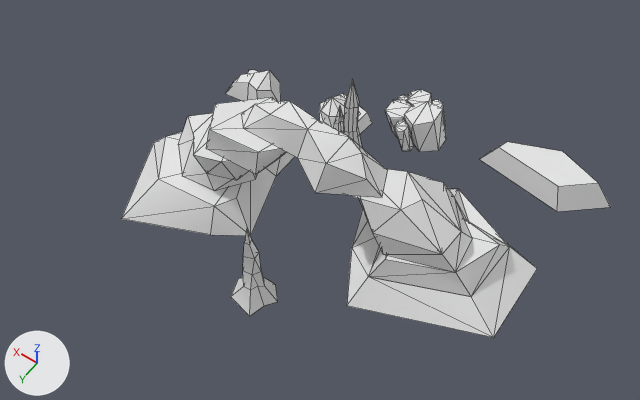
An edit to the FBX model Assets/Sorse/Models/Rock_1/Models/rock_1.FBX, drawn before and after from the same camera.
The view is the same before and after, from a camera (50 mm lens) standing at (-11.5, 15.9, 26.6) and looking at (0.0, -0.3, 1.1). The axes (+X, +Y, +Z) are drawn at lower left. The lights are the same throughout. Mesh edges are drawn as thin lines. Where no turn or scale is listed for an object, it has been applied to the vertices. Vertices at the same position are counted once.

Objects in the first picture: 'Line001', 'Line002', 'Line003', 'Line004', 'Line005', 'Line008', 'Line009'.
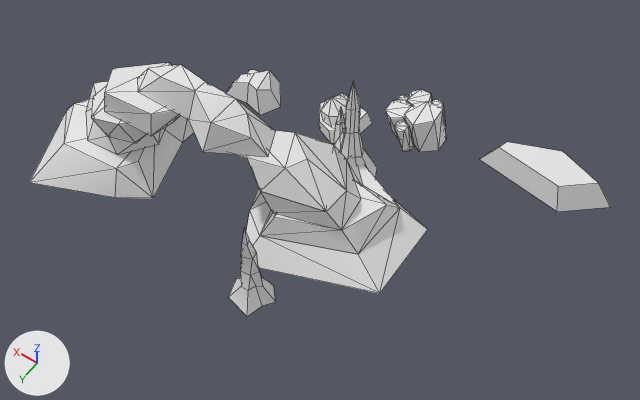
Where the newer file only moved an object's origin or applied its transform, the numbers keep the older frame.

Boxes [x1, y1, x2, y2] around the edits, measured in the pictures (640 x 400 px; the box of a moved part takes in the faces that stretch with it):
'Line001', reshaped: before [121, 97, 537, 337]; after [29, 63, 428, 293]
'Line002', reshaped, moved, rescaled: before [231, 228, 278, 316]; after [229, 228, 275, 317]
'Line003', reshaped, moved: before [334, 80, 362, 148]; after [334, 82, 377, 177]
part 1 of me_mesh_001, deleted: before [231, 228, 278, 316]
part 2 of me_mesh_001, added: after [229, 228, 275, 317]
part 3 of me_mesh, moved or reshaped: before [347, 188, 537, 337]; after [246, 156, 428, 293]
part 4 of me_mesh, moved or reshaped: before [121, 132, 295, 236]; after [29, 100, 194, 198]
part 5 of me_mesh, moved or reshaped: before [178, 113, 258, 191]; after [86, 81, 167, 155]
part 6 of me_mesh, moved or reshaped: before [206, 97, 286, 175]; after [104, 63, 181, 136]
part 7 of me_mesh, moved or reshaped: before [241, 101, 388, 197]; after [137, 64, 276, 156]
part 8 of me_mesh, added: after [235, 130, 361, 230]
part 9 of me_mesh, deleted: before [350, 169, 473, 272]

The change in detail:
Material 'Material.002' (mat_material_002) is new.
Its base color is (0.8, 0.8, 0.8) (white #e7e7e7).
Its roughness is 0.553.
Material 'Material' (mat_material) is new.
Its base color is (0.8, 0.8, 0.8) (white #e7e7e7).
Its roughness is 0.553.
Material 'Material.001' (mat_material_001) is new.
Its base color is (0.8, 0.8, 0.8) (white #e7e7e7).
Its roughness is 0.553.
me_mesh_002 is used by ob_line003; location (0.35, -2.75, 0.0).
me_mesh_002 had 44 vertices, 46 faces and spanned x -0.97..0.97, y -0.9..0.9, z 0.0..5.0.
me_mesh_002 now has 44 vertices, 46 faces and spans x -1.76..0.17, y -3.63..-1.82, z -2.75..2.25.
me_mesh_002 part 10: 44 vertices removed from x -0.97..0.97, y -0.9..0.9, z 0.0..5.0; 44 vertices added at x -1.76..0.17, y -3.63..-1.82, z -2.75..2.25.
me_mesh_002 now uses material mat_material_002 (white #e7e7e7).
me_mesh_001 is used by ob_line002; location (-0.02, 3.78, 0.0); scale (0.00603, 0.00603, 0.01).
me_mesh_001 had 31 vertices, 30 faces and spanned x -143.0..143.0, y -127.0..127.0, z 0.0..400.0.
me_mesh_001 now has 31 vertices, 30 faces and spans x -78.0..94.0, y 307.0..460.0, z 378.0..778.0.
me_mesh_001 part 1: 31 vertices removed from x -143.0..143.0, y -127.0..127.0, z 0.0..400.0.
me_mesh_001 part 2: 31 vertices added at x -78.0..94.0, y 307.0..460.0, z 378.0..778.0.
me_mesh_001 now uses material mat_material_001 (white #e7e7e7).
me_mesh is used by ob_line001; location (0.0, 0.0, 0.0).
me_mesh had 116 vertices, 162 faces and spanned x -7.7..7.6, y -4.1..4.0, z 0.0..5.4.
me_mesh now has 117 vertices, 162 faces and spans x -3.6..11.7, y -3.3..4.8, z 0.0..5.4.
me_mesh part 3: the loose piece of 25 vertices spanning x -7.7..-0.7, y -4.1..2.3, z 0.0..1.8 is moved by (4.1, 0.8, 0.0), in mat_material (white #e7e7e7).
me_mesh part 4: the loose piece of 14 vertices spanning x 1.6..7.6, y -2.8..4.0, z 0.0..1.3 is moved by (4.1, 0.8, 0.0), in mat_material (white #e7e7e7).
me_mesh part 5: the loose piece of 25 vertices spanning x 1.6..5.9, y -1.2..2.1, z 1.1..3.5 is moved by (4.1, 0.8, 0.0), in mat_material (white #e7e7e7).
me_mesh part 6: the loose piece of 12 vertices spanning x 0.7..3.8, y -0.9..1.6, z 3.2..4.5 is moved by (4.1, 0.8, 0.0), in mat_material (white #e7e7e7).
me_mesh part 7: the loose piece of 18 vertices spanning x -2.8..2.9, y -0.9..1.4, z 3.8..5.4 is moved by (4.1, 0.8, 0.0), in mat_material (white #e7e7e7).
me_mesh part 8: a new loose piece of 23 vertices spanning x -1.6..3.0, y -2.0..1.8, z 1.6..4.0, in mat_material (white #e7e7e7).
me_mesh part 9: the loose piece of 22 vertices spanning x -5.7..-1.1, y -2.8..1.1, z 1.6..4.0 is deleted.
me_mesh now uses material mat_material (white #e7e7e7).
Object 'Line003' (ob_line003) moves from (0.35, -2.75, 0.0) to (1.06, 0.0, 2.75).
Object 'Line002' (ob_line002) moves from (-0.02, 3.78, 0.0) to (-0.04, 0.0, -3.78).
Object 'Line002' (ob_line002) is rescaled from (0.00603, 0.00603, 0.01) to (0.01, 0.01, 0.01).
